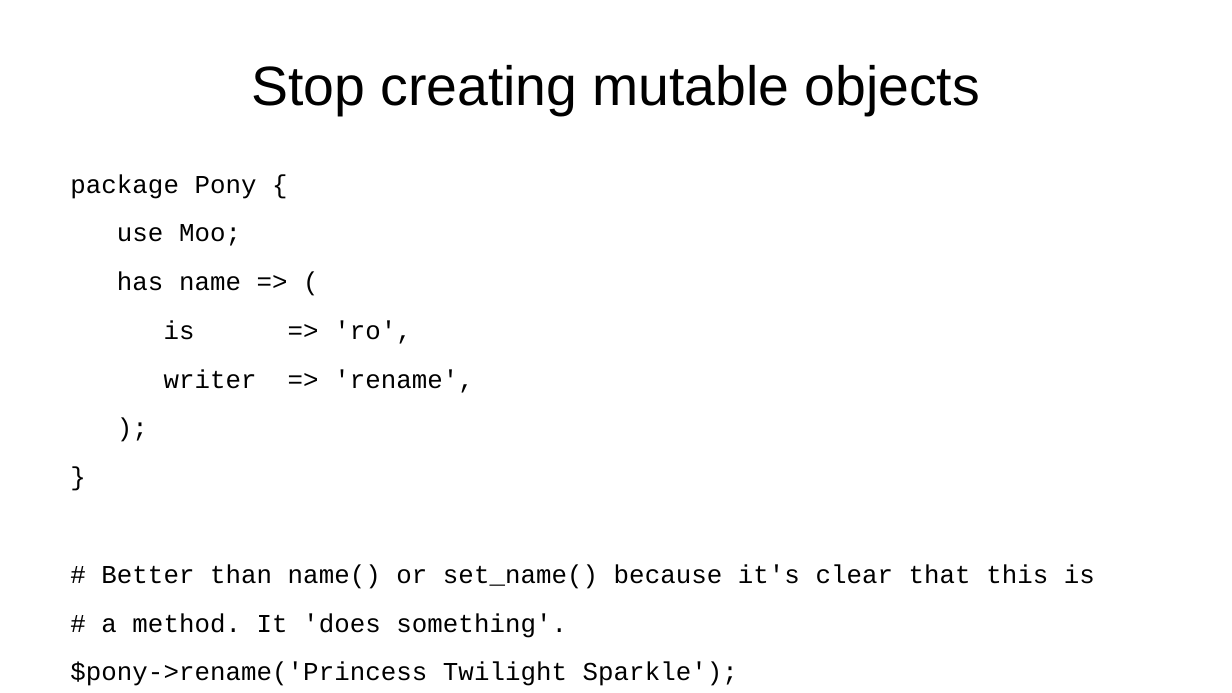
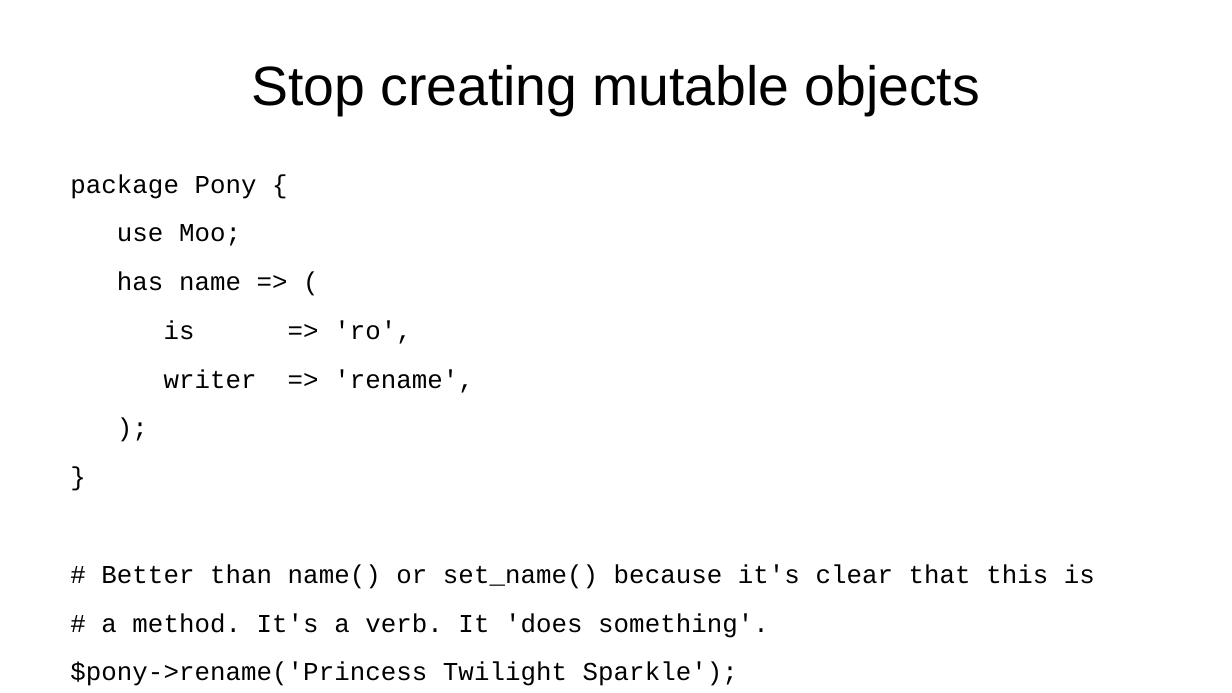
Before and after one commit to tobyink/docs-modern-oop, a slide deck: slide 14 of talks/three-weird-tricks/presentation.odp (slide 13 before the commit). Drawn at 1232x693 pixels with LibreOffice and Linux fonts; fonts in the diff are those of the drawing; background and template pictures are left out. Boxes give left, top, right and bottom in pixels: in the first picture for what was removed or moved away, otherwise in the second. Text is boxed around its words. In the diff, an @@ line names an element or a change of style, - is before the commit and + after.

```diff
--- a/talks/three-weird-tricks/presentation.odp
+++ b/talks/three-weird-tricks/presentation.odp
@@ text at <box>101,613,769,638</box>: text changed @@
-# a method. It 'does something'.
+# a method. It's a verb. It 'does something'.
```
Also in this commit, not shown: 3 other slides changed, 6 slides added.
